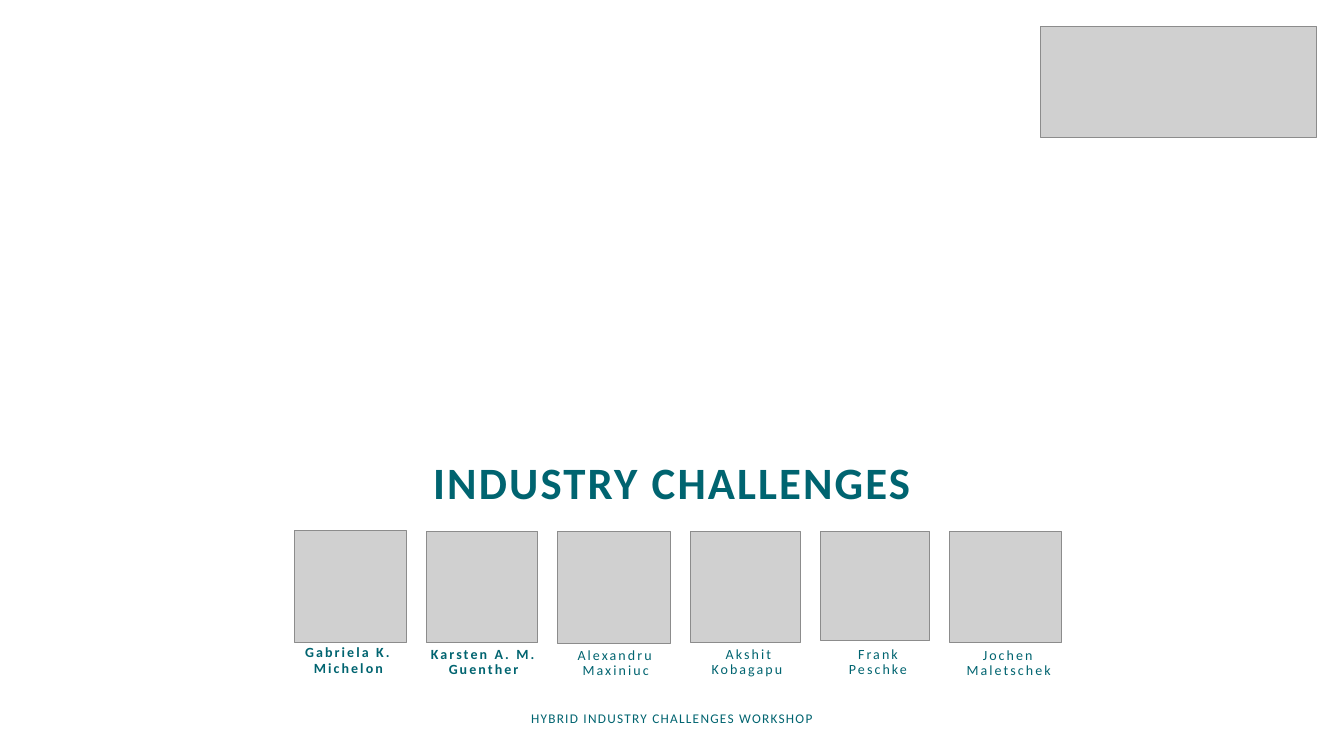
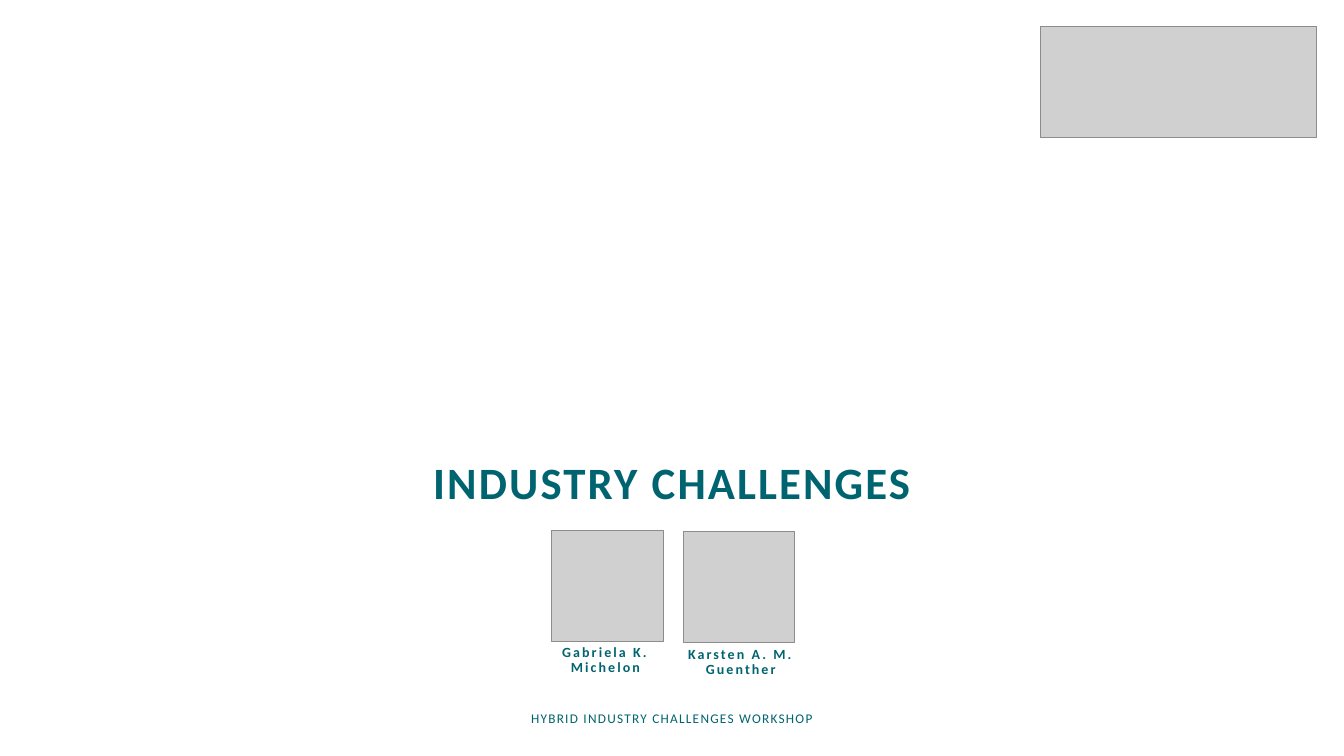
Before and after one commit to avengineers/SPLC2023, a slide deck: slide 1 of Challenges_at_Marquardt.pptx. Drawn at 1344x756 pixels with LibreOffice and Linux fonts; fonts in the diff are those of the drawing; grey boxes stand for pictures; background and template pictures are left out. Boxes give left, top, right and bottom in pixels: in the first picture for what was removed or moved away, otherwise in the second. Text is boxed around its words. In the diff, an @@ line names an element or a change of style, - is before the commit and + after.

```diff
--- a/Challenges_at_Marquardt.pptx
+++ b/Challenges_at_Marquardt.pptx
@@ picture removed at [558, 531, 670, 644] @@
@@ picture removed at [691, 531, 802, 642] @@
@@ picture removed at [821, 531, 930, 640] @@
@@ picture removed at [950, 531, 1062, 643] @@
@@ text "Gabriela K. Michelon": place and size @@
-text "Gabriela K. Michelon" at [305, 647, 389, 673]
+text "Gabriela K. Michelon" at [562, 647, 646, 672]
@@ text removed at [578, 650, 652, 675] @@
-Alexandru Maxiniuc
@@ 2 pictures, 1 text: place and size @@
-2 pictures, 1 text at [295, 530, 538, 674]
+2 pictures, 1 text at [553, 530, 796, 674]
@@ text removed at [712, 649, 783, 677] @@
-Akshit Kobagapu
@@ text removed at [849, 649, 907, 674] @@
-Frank
-Peschke
@@ text removed at [967, 650, 1051, 675] @@
-Jochen Maletschek
```
Also in this commit, not shown: 2 other slides changed, 2 slides removed.
